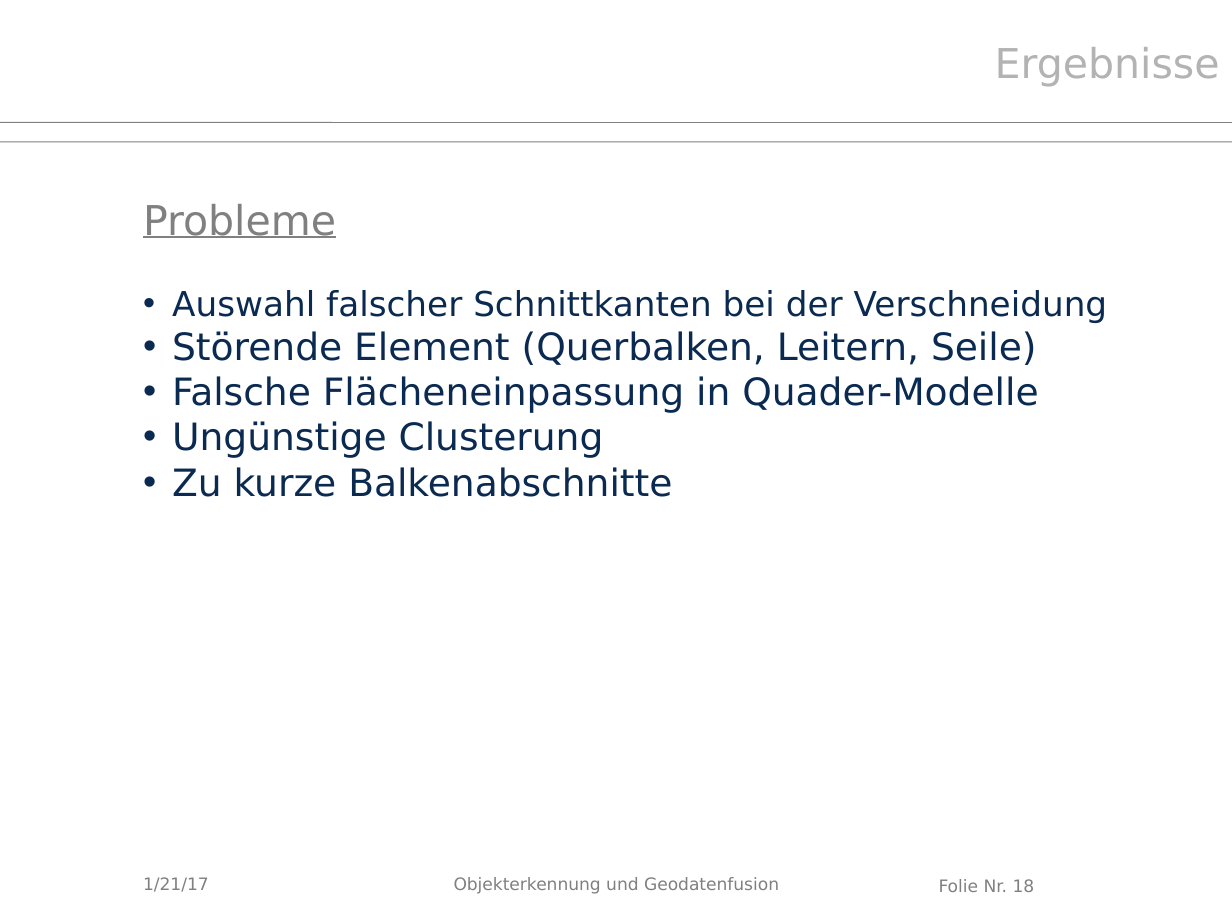
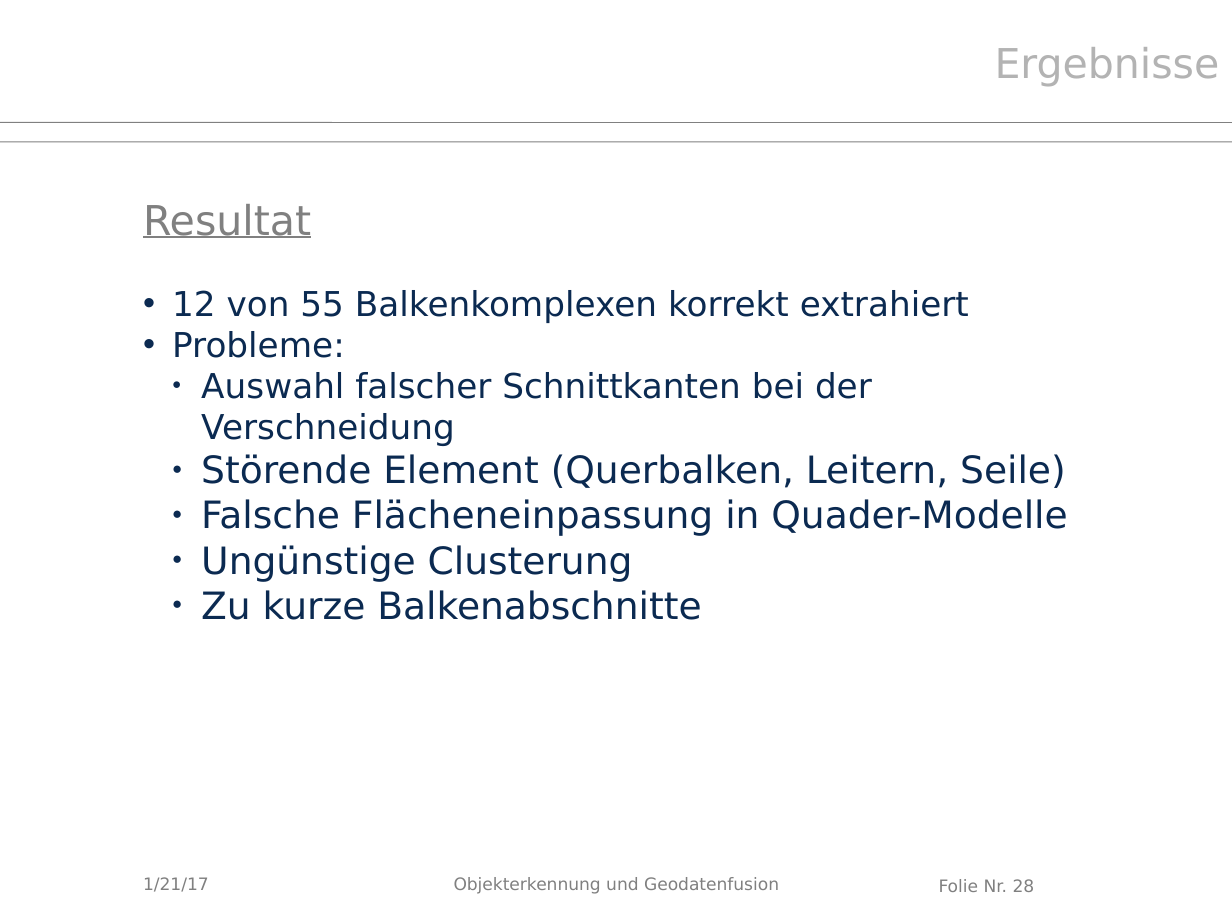
Before and after one commit to Kalmar131/PCL_Dachstuhl2016, a slide deck: slide 28 of Abschlusspräsentation.pptx (slide 18 before the commit). Drawn at 1232x924 pixels with LibreOffice and Linux fonts; fonts in the diff are those of the drawing; background and template pictures are left out. Boxes give left, top, right and bottom in pixels: in the first picture for what was removed or moved away, otherwise in the second. Text is boxed around its words. In the diff, an @@ line names an element or a change of style, - is before the commit and + after.

```diff
--- a/Abschlusspräsentation.pptx
+++ b/Abschlusspräsentation.pptx
@@ text at [143, 204, 311, 238]: text changed @@
-Probleme
+Resultat
@@ text at [172, 290, 969, 358]: paragraphs added @@
+• 12 von 55 Balkenkomplexen korrekt extrahiert
+• Probleme:
@@ text at [201, 372, 1067, 620]: bullet • to ●; list level 1 to 2 in "Auswahl falscher Schnittkanten bei der ..."; list level 1 to 2 in "Störende Element (Querbalken, Leitern, Seile)"; list level 1 to 2 in "Falsche Flächeneinpassung in Quader-Modelle"; list level 1 to 2 in "Ungünstige Clusterung"; list level 1 to 2 in "Zu kurze Balkenabschnitte" @@
@@ page number at [939, 879, 1035, 892]: text changed @@
-Folie Nr. 18
+Folie Nr. 28
```
Also in this commit, not shown: 14 other slides changed, 11 slides added, 1 slide removed.
